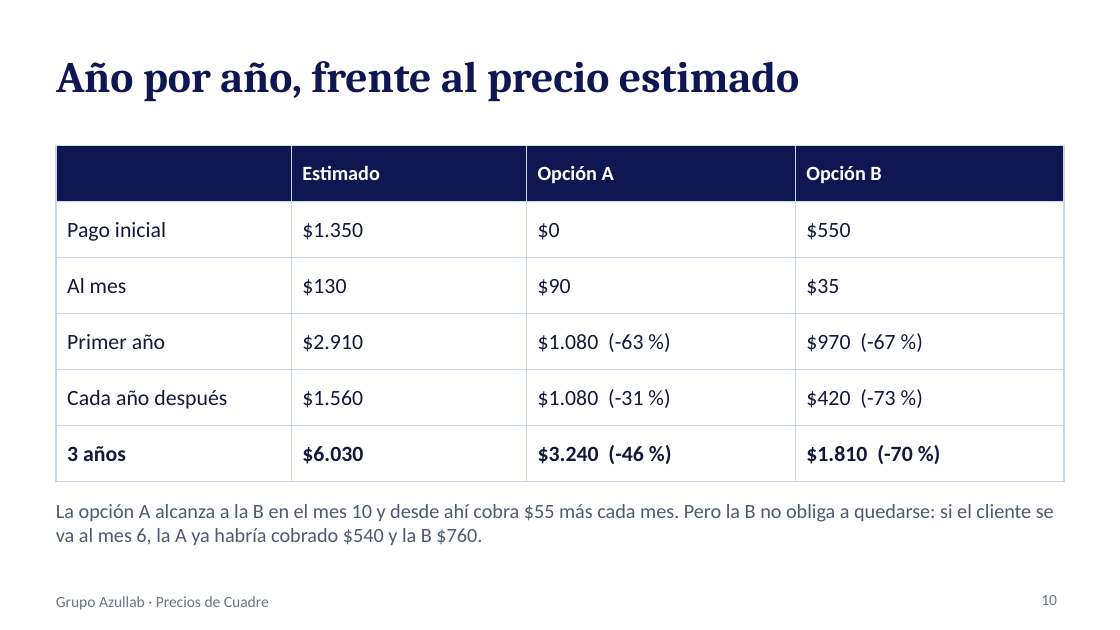
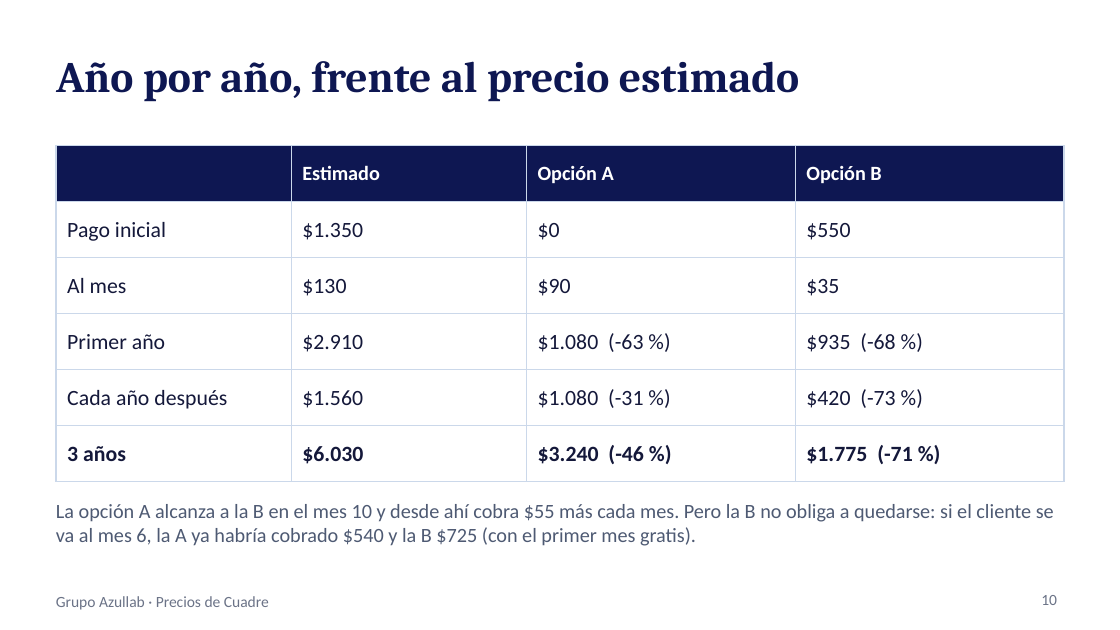
Before and after one commit to josedanielgt1/azullab, a slide deck: slide 10 of propuesta/Precios Grupo Azullab.pptx. Drawn at 1120x630 pixels with LibreOffice and Linux fonts; fonts in the diff are those of the drawing. Boxes give left, top, right and bottom in pixels: in the first picture for what was removed or moved away, otherwise in the second. Text is boxed around its words. In the diff, an @@ line names an element or a change of style, - is before the commit and + after.

```diff
--- a/propuesta/Precios Grupo Azullab.pptx
+++ b/propuesta/Precios Grupo Azullab.pptx
@@ table at box(56, 146, 1064, 468) @@
-row 4, column 4: $970 (-67 %)
+row 4, column 4: $935 (-68 %)
-row 6, column 4: $1.810 (-70 %)
+row 6, column 4: $1.775 (-71 %)
@@ text at box(56, 504, 1054, 546): text changed @@
-La opción A alcanza a la B en el mes 10 y desde ahí cobra $55 más cada mes. Pero la B no obliga a quedarse: si el cliente se va al mes 6, la A ya habría cobrado $540 y la B $760.
+La opción A alcanza a la B en el mes 10 y desde ahí cobra $55 más cada mes. Pero la B no obliga a quedarse: si el cliente se va al mes 6, la A ya habría cobrado $540 y la B $725 (con el primer mes gratis).
```
Also in this commit, not shown: 7 other slides changed.
